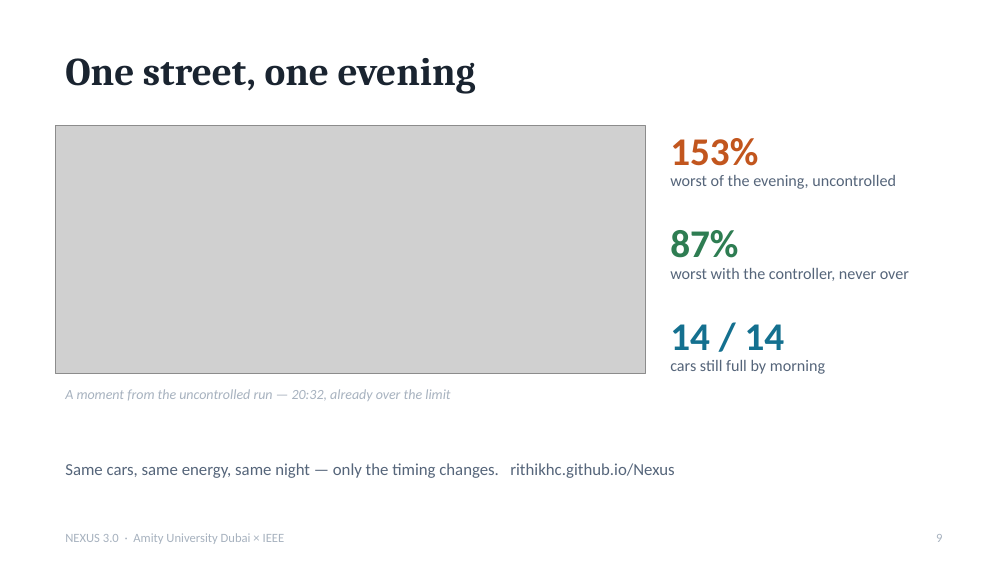
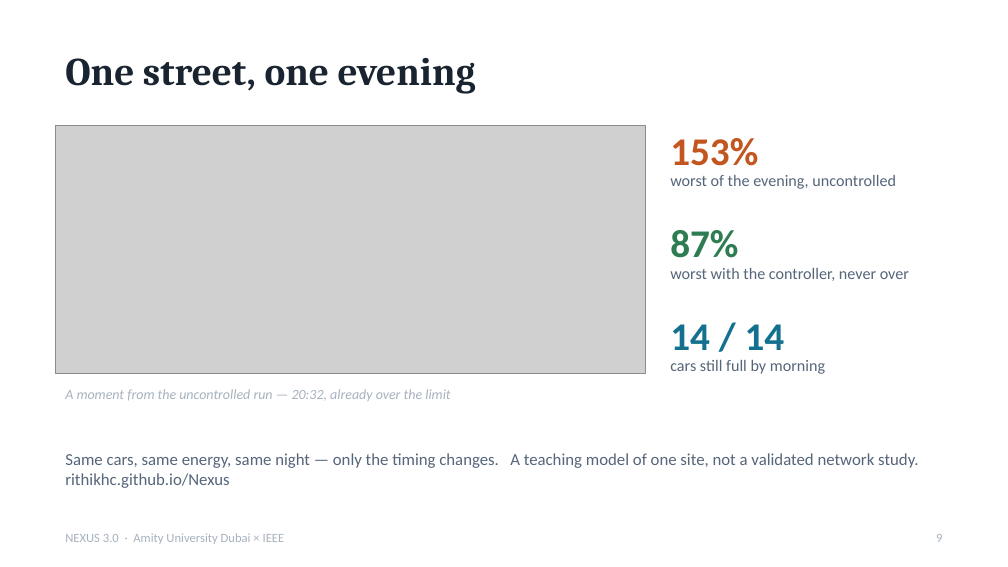
Before and after one commit to RithikhC/Nexus, a slide deck: slide 9 of deck/NEXUS-3.0-presentation.pptx. Drawn at 1008x567 pixels with LibreOffice and Linux fonts; fonts in the diff are those of the drawing; grey boxes stand for pictures. Boxes give left, top, right and bottom in pixels: in the first picture for what was removed or moved away, otherwise in the second. Text is boxed around its words. In the diff, an @@ line names an element or a change of style, - is before the commit and + after.

```diff
--- a/deck/NEXUS-3.0-presentation.pptx
+++ b/deck/NEXUS-3.0-presentation.pptx
@@ text at bbox=[65, 453, 918, 488]: text changed @@
-Same cars, same energy, same night — only the timing changes. rithikhc.github.io/Nexus
+Same cars, same energy, same night — only the timing changes. A teaching model of one site, not a validated network study. rithikhc.github.io/Nexus
```
Also in this commit, not shown: 1 other slide changed, 1 other file.
